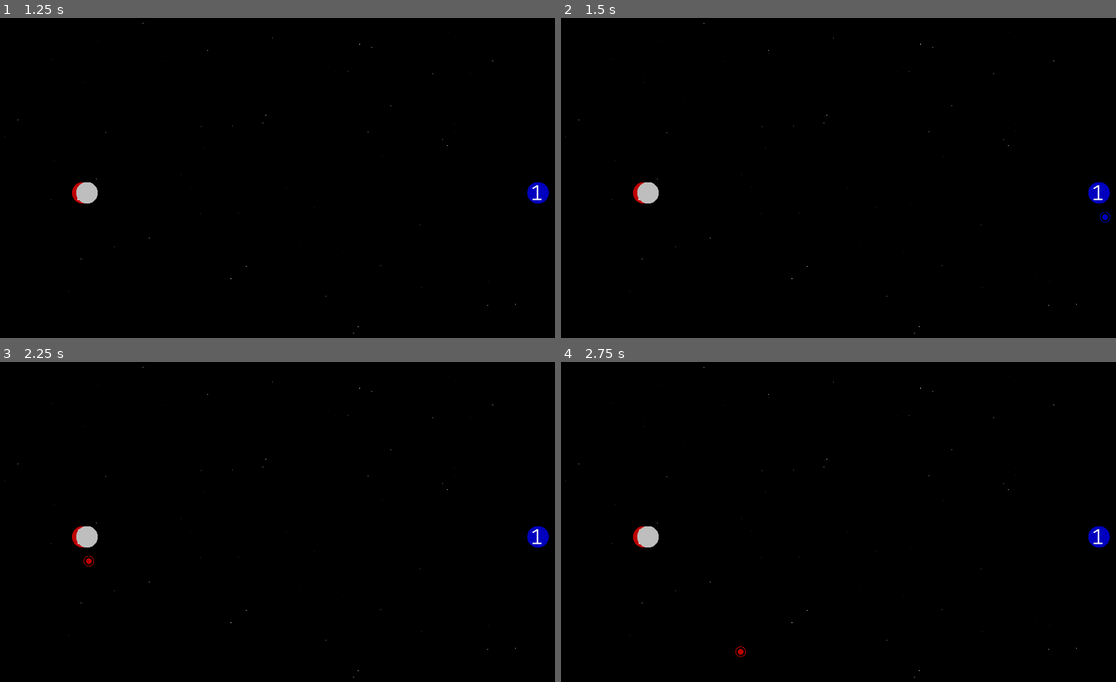
Above: before the commit, frames 1-4 (two rows, left to right).
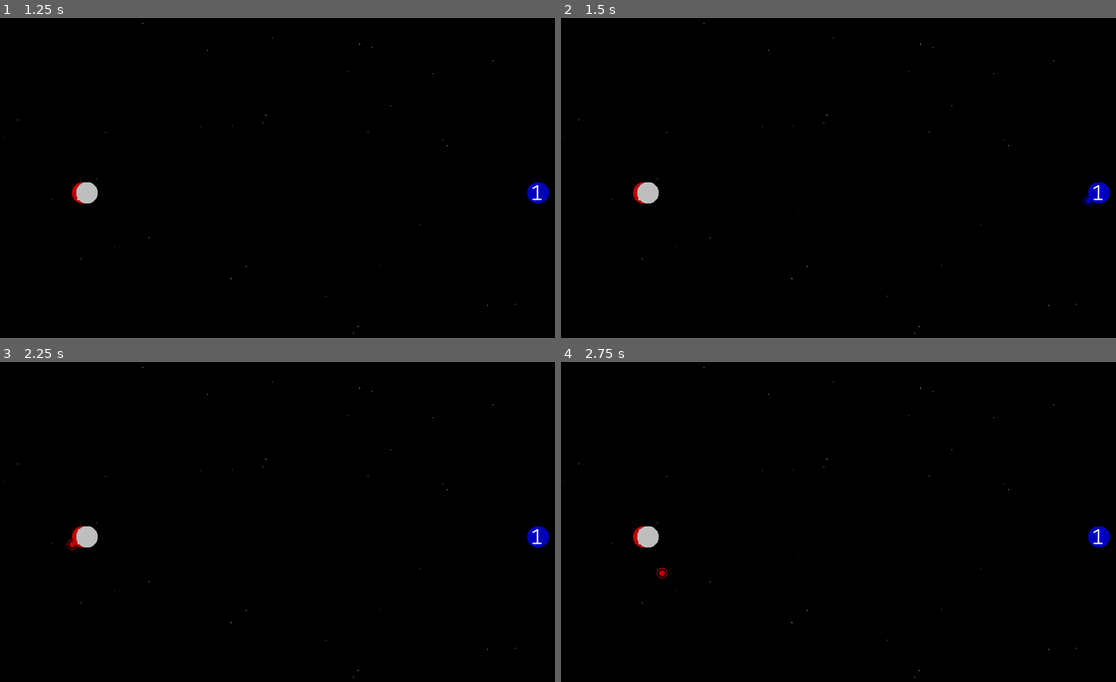
Above: after the commit, the same moments.

Repository: RichardGo9000/InvasionSimulationThirteen
Game: Godot game, scene res://game.tscn
Two runs of this game, one before a commit and one after it. Both use one fixed random seed, a clock stepped at 60 frames per second and the inputs below.
Inputs (mouse positions are in pixels of both pictures, inside the frame that each line leads up to):
- Up to frame 1 (1.25 s): tap Enter at 0.5 s; move the mouse to (538, 194) at 0.52 s; click (538, 194) at 0.6 s
- Up to frame 2 (1.5 s): tap Space at 1.25 s; move the mouse to (644, 194) at 1.27 s; click (644, 194) at 1.35 s
- Up to frame 3 (2.25 s): tap Enter at 2 s; move the mouse to (88, 538) at 2.02 s; click (88, 538) at 2.1 s
- Up to frame 4 (2.75 s): no input

Frame 1 is identical in both runs. In frame 2, less than 0.1% of the frame differs, in the area x 94-100%, y 55-64%; in frame 3, less than 0.1%; in frame 4, less than 0.1%, in the area x 17-34%, y 64-93%.

Commit message:
Update Game.gd
included the beginning of functions to calculate course for fleet using trig

Diff:
--- a/Game.gd
+++ b/Game.gd
@@ -21,8 +21,8 @@
 	if len(fleets) > 0:
 		#fleets[0].position.y += 10
 		for n in fleets:
-			n.position.x += 10
-			n.position.y += 10
+			n.position.x += 3.1622776602
+			n.position.y += 3.1622776602
 
 
 func random_x():
@@ -39,8 +39,16 @@
 	fleets[i].position.x = planets[source].position.x - 60
 	fleets[i].position.y = planets[source].position.y
 	fleets[i].set_team(current_team)
-	#fleets[i].rotation = 0
 	add_child(fleets[i])
+
+func _chart_course(fleet_id):
+	# A^2 + B^2 = C^2
+	pass
+
+func _calculate_distance(fleet_id):
+	#compare source planet location to destination planet location
+	#fleets will fly behind non target planets
+	pass
 
 	#EXAMPLE#
 #	var direction = mob_spawn_location.rotation + PI / 2
